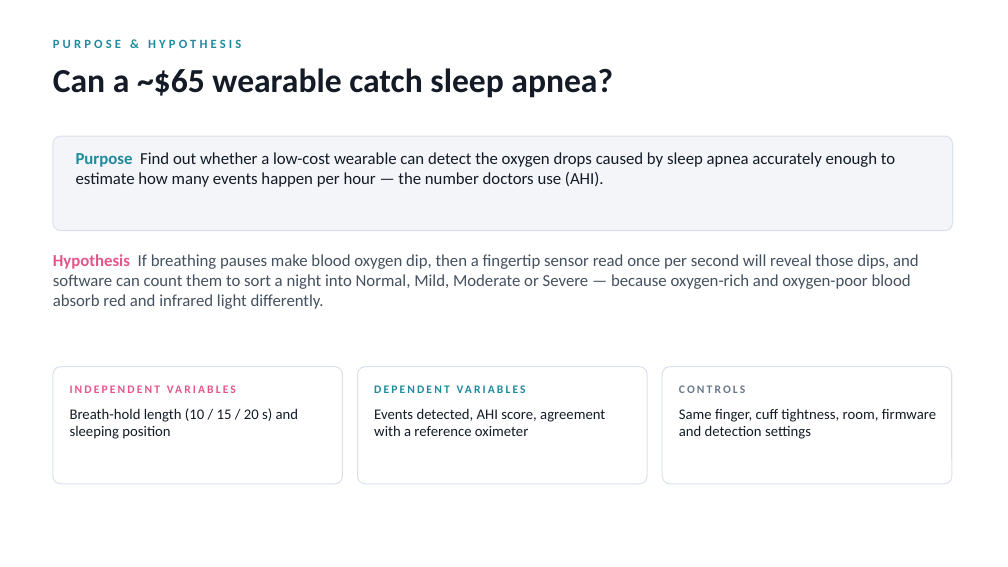
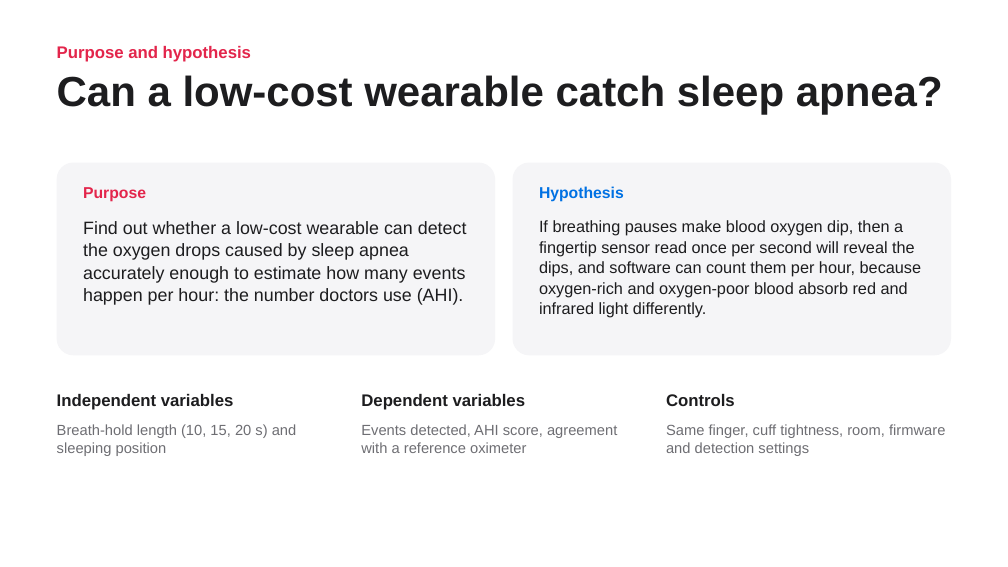
Before and after one commit to gabrielamamanestudent-wq/teetomivV2, a slide deck: slide 2 of science-fair/night-signal/Night_Signal_Presentation.pptx. Drawn at 1008x567 pixels with LibreOffice and Linux fonts; fonts in the diff are those of the drawing. Boxes give left, top, right and bottom in pixels: in the first picture for what was removed or moved away, otherwise in the second. Text is boxed around its words. In the diff, an @@ line names an element or a change of style, - is before the commit and + after.

```diff
--- a/science-fair/night-signal/Night_Signal_Presentation.pptx
+++ b/science-fair/night-signal/Night_Signal_Presentation.pptx
@@ text at (x1=57, y1=46, x2=251, y2=62): text changed; size 12 to 16 pt; font Calibri to Arial; text colour #1F8A9C to #E3254B @@
-PURPOSE & HYPOTHESIS
+Purpose and hypothesis
@@ text at (x1=57, y1=75, x2=943, y2=115): text changed; size 32 to 40 pt; font Calibri to Arial; text colour #141A26 to #1D1D1F @@
-Can a ~$65 wearable catch sleep apnea?
+Can a low-cost wearable catch sleep apnea?
@@ rounded rectangle resized from (x1=53, y1=136, x2=953, y2=231) to (x1=57, y1=163, x2=495, y2=355) @@
@@ rounded rectangle at (x1=57, y1=163, x2=495, y2=355): fill #F3F5F9 to #F5F5F7; outline #DBE1EC 1 pt to none; proportions changed @@
@@ rounded rectangle added at (x1=513, y1=163, x2=951, y2=355), fill #F5F5F7 @@
@@ text added at (x1=83, y1=187, x2=146, y2=202), 15 pt, text #E3254B, bold @@
+Purpose
@@ text added at (x1=539, y1=186, x2=624, y2=202), 15 pt, text #0071E3, bold @@
+Hypothesis
@@ text at (x1=83, y1=221, x2=467, y2=305): text changed; size 16 to 17 pt; font Calibri to Arial; text colour #141A26 to #1D1D1F @@
-Purpose Find out whether a low-cost wearable can detect the oxygen drops caused by sleep apnea accurately enough to estimate how many events happen per hour — the number doctors use (AHI).
+Find out whether a low-cost wearable can detect the oxygen drops caused by sleep apnea accurately enough to estimate how many events happen per hour: the number doctors use (AHI).
@@ text at (x1=539, y1=220, x2=921, y2=318): text changed; size 16 to 15.5 pt; font Calibri to Arial; text colour #44515F to #1D1D1F @@
-Hypothesis If breathing pauses make blood oxygen dip, then a fingertip sensor read once per second will reveal those dips, and software can count them to sort a night into Normal, Mild, Moderate or Severe — because oxygen-rich and oxygen-poor blood absorb red and infrared light differently.
+If breathing pauses make blood oxygen dip, then a fingertip sensor read once per second will reveal the dips, and software can count them per hour, because oxygen-rich and oxygen-poor blood absorb red and infrared light differently.
@@ rounded rectangle removed at (x1=53, y1=367, x2=343, y2=484) @@
@@ rounded rectangle removed at (x1=358, y1=367, x2=647, y2=484) @@
@@ vertical alignment middle to top in 4 elements at (x1=666, y1=394, x2=735, y2=406), (x1=57, y1=46, x2=251, y2=62), (x1=57, y1=394, x2=234, y2=410), (x1=361, y1=394, x2=526, y2=410) @@
@@ rounded rectangle removed at (x1=662, y1=367, x2=952, y2=484) @@
@@ text at (x1=57, y1=394, x2=234, y2=410): text changed; size 11 to 16 pt; font Calibri to Arial; text colour #E4568A to #1D1D1F @@
-INDEPENDENT VARIABLES
+Independent variables
@@ text at (x1=361, y1=394, x2=526, y2=410): text changed; size 11 to 16 pt; font Calibri to Arial; text colour #1F8A9C to #1D1D1F @@
-DEPENDENT VARIABLES
+Dependent variables
@@ text at (x1=666, y1=394, x2=735, y2=406): text changed; size 11 to 16 pt; font Calibri to Arial; text colour #6B7889 to #1D1D1F @@
-CONTROLS
+Controls
@@ text at (x1=57, y1=424, x2=297, y2=456): text changed; font Calibri to Arial; text colour #141A26 to #6E6E73 @@
-Breath-hold length (10 / 15 / 20 s) and sleeping position
+Breath-hold length (10, 15, 20 s) and sleeping position
@@ text "Events detected, AHI score, agreement ..." at (x1=361, y1=424, x2=617, y2=453): font Calibri to Arial, text colour #141A26 to #6E6E73; line spacing 1 to 1.05 @@
@@ text "Events detected, AHI score, agreement ..." moved from (x1=374, y1=408, x2=605, y2=436) to (x1=361, y1=424, x2=617, y2=453) @@
@@ text "Same finger, cuff tightness, room, ..." moved from (x1=679, y1=408, x2=936, y2=439) to (x1=666, y1=424, x2=945, y2=456) @@
@@ text "Same finger, cuff tightness, room, ..." at (x1=666, y1=424, x2=945, y2=456): font Calibri to Arial, text colour #141A26 to #6E6E73; line spacing 1 to 1.05 @@
```
Also in this commit, not shown: 18 other slides changed, 7 other files.
